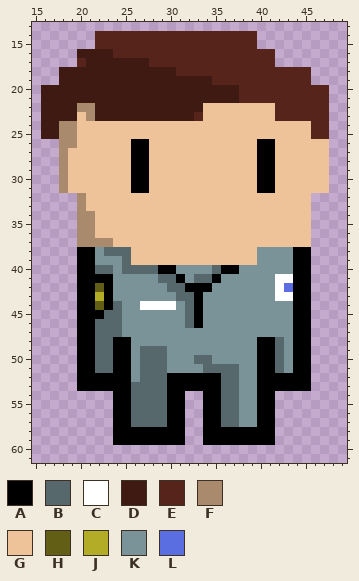
Pixel-art file: assets/Character_Dave_Scene1.aseprite. Above, as it was before the edit.
64x64 pixels, 1 frame. Colours within 5 levels of each other are drawn and written as one. Shown: x 15..49, y 13..61.
Visible layers, top first: "Layer 2" opacity 29%, "Layer 1".
Palette (. is transparent): A #000000  B #57686d  C #ffffff  D #3e1a13  E #57241b  F #a98a6d  G #eec39a  H #625e15  J #b2ac26  K #7a9399  L #5b6ee1
Pixels before, first column x 16:
14 ......EEEEEEEEEEEEEEEEEE........
15 ......EEEEEEEEEEEEEEEEEE........
16 ....DDDDEEEEEEEEEEEEEEEEEE......
17 ....EDDDDDDDEEEEEEEEEEEEEE......
18 ..DDDDDDDDDDDDDEEEEEEEEEEEEEEE..
19 ..DDDDDDDDDDDDDDDDDEEEEEEEEEEE..
20 DDDDDDDDDDDDDDDDDDDDDDEEEEEEEEEE
21 DDDDDDDDDDDDDDDDDDDDDDEEEEEEEEEE
22 DDDDFFDDDDDDDDDDDDGGGGGGGGEEEEEE
23 DDDDGFDDDDDDDDDDDEGGGGGGGGEEEEEE
24 DDFFGGGGGGGGGGGGGGGGGGGGGGGGGGEE
25 DDFFGGGGGGGGGGGGGGGGGGGGGGGGGGEE
26 ..FFGGGGGGAAGGGGGGGGGGGGAAGGGGGG
27 ..FGGGGGGGAAGGGGGGGGGGGGAAGGGGGG
28 ..FGGGGGGGAAGGGGGGGGGGGGAAGGGGGG
29 ..FGGGGGGGAAGGGGGGGGGGGGAAGGGGGG
30 ..FGGGGGGGAAGGGGGGGGGGGGAAGGGGGG
31 ..FGGGGGGGAAGGGGGGGGGGGGAAGGGGGG
32 ....FGGGGGGGGGGGGGGGGGGGGGGGGG..
33 ....FGGGGGGGGGGGGGGGGGGGGGGGGG..
34 ....FFGGGGGGGGGGGGGGGGGGGGGGGG..
35 ....FFGGGGGGGGGGGGGGGGGGGGGGGG..
36 ....FFGGGGGGGGGGGGGGGGGGGGGGGG..
37 ....FFFFGGGGGGGGGGGGGGGGGGGGGG..
38 ....AAKBBBGGGGGGGGGGGGGGKKKKAA..
39 ....AAKKKBGGGGGGGGGGGGGGKKKKAA..
40 ....AABBKBBBBAAKKKKBAAKKKKKKAA..
41 ....AAAAKKKKKBBAKBBAKKKKKKCCAA..
42 ....AAHAKKKKKKBBAAAKKKKKKKCLAA..
43 ....AAJAKKKKKKKBBAKKKKKKKKCCAA..
44 ....AAHABKKCCCCKBAKKKKKKKKKKAA..
45 ....AAABBKKKKKKKBAKKKKKKKKKKAA..
46 ....AABBBKKKKKKKBAKKKKKKKKKKAA..
47 ....AABBBKKKKKKKKKKKKKKKKKKKAA..
48 ....AABBAAKKKKKKKKKKKKKKAABKAA..
49 ....AABBAAKBBBKKKKKKKKKKAABKAA..
50 ....AABBAAKBBBKKKBBKKKKKAABKAA..
51 ....AABBAAKBBBKKKKBBBBKKAABKAA..
52 ....AAAAAAKBBBAAAAAABBKKAAAAAA..
53 ....AAAAAABBBBAAAAAABBKKAAAAAA..
54 ........AABBBBAA..AABBKKAA......
55 ........AABBBBAA..AABBKKAA......
56 ........AABBBBAA..AABBKKAA......
57 ........AABBBBAA..AABBKKAA......
58 ........AAAAAAAA..AAAAAAAA......
59 ........AAAAAAAA..AAAAAAAA......
And afterwards:
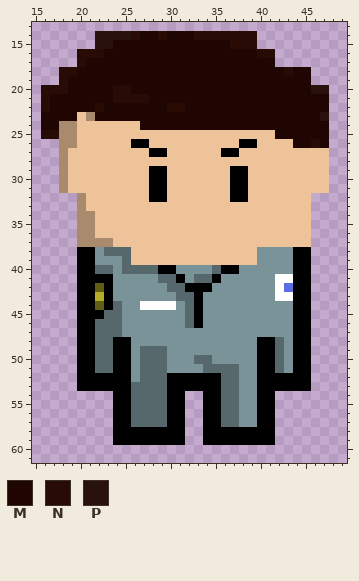
Colours new in this view: M #1f0602  N #290b06  P #29110d
Changes in this commit:
{"change": "layer \"Layer 1\" now hidden"}
{"change": "layer \"Layer 2\" now hidden"}
{"change": "layer \"Frank\" added"}
{"where": "layer \"Frank\""}
{"y":14,"x":22,"old":"EEEEEEEEEEEEEEEEEE","new":"PPPPNMMNMMMNNNNNNN"}
{"y":15,"x":22,"old":"EEEEEEEEEEEEEEEEEE","new":"PPMMMMMMMMMMMMMNNN"}
{"y":16,"x":20,"old":"DDDDEEEEEEEEEEEEEEEEEE","new":"NNNMMMMMMMMMMMMMMMMMNN"}
{"y":17,"x":20,"old":"EDDDDDDDEEEEEEEEEEEEEE","new":"NMMMMMMMMMMMMMMMMMMMMM"}
{"y":18,"x":18,"old":"DDDDDDDDDDDDDEEEEEEEEEEEEEEE","new":"NNMMMMMMMMMMMMMMMMMMMMMMMNMM"}
{"y":19,"x":18,"old":"DDDDDDDDDDDDDDDDDEEEEEEEEEEE","new":"NMMMMMMMMMMMMMMMMMMMMMMMMMMM"}
{"y":20,"x":16,"old":"DDDDDDDDDDDDDDDDDDDDDDEEEEEEEEEE","new":"NNNMMMMMNNMMMMMMMMMMMMMMMMMMMMPP"}
{"y":21,"x":16,"old":"DDDDDDDDDDDDDDDDDDDDDDEEEEEEEEEE","new":"NMMMMMMMNNNNMMMMMMMMMMMMMMMMMMMM"}
{"y":22,"x":16,"old":"DDDDFFDDDDDDDDDDDDGGGGGGGGEEEEEE","new":"NMMMMMNMMMMMMMNNMMMMMMMMMMMMMMMM"}
{"y":23,"x":16,"old":"DDDD","new":"MMMM"}
{"y":23,"x":22,"old":"DDDDDDDDDDDEGGGGGGGGEEEEEE","new":"MMMMMMMMMMMMMMMMMMMMMMMMMP"}
{"y":24,"x":16,"old":"DD","new":"MM"}
{"y":24,"x":27,"old":"GGGGGGGGGGGGGGGGGGGEE","new":"MMMMMMMMMMMMMMMMMMMMM"}
{"y":25,"x":16,"old":"DD","new":"NN"}
{"y":25,"x":42,"old":"GGGGEE","new":"MMMMMM"}
{"y":26,"x":38,"old":"GGAA","new":"AAGG"}
{"y":26,"x":44,"old":"GGGG","new":"MMNM"}
{"y":27,"x":26,"old":"AAGG","new":"GGAA"}
{"y":27,"x":36,"old":"GG","new":"AA"}
{"y":27,"x":40,"old":"AA","new":"GG"}
{"y":28,"x":26,"old":"AA","new":"GG"}
{"y":28,"x":40,"old":"AA","new":"GG"}
{"y":29,"x":26,"old":"AAGG","new":"GGAA"}
{"y":29,"x":37,"old":"GG","new":"AA"}
{"y":29,"x":40,"old":"AA","new":"GG"}
{"y":30,"x":26,"old":"AAGG","new":"GGAA"}
{"y":30,"x":37,"old":"GG","new":"AA"}
{"y":30,"x":40,"old":"AA","new":"GG"}
{"y":31,"x":26,"old":"AAGG","new":"GGAA"}
{"y":31,"x":37,"old":"GG","new":"AA"}
{"y":31,"x":40,"old":"AA","new":"GG"}
{"y":32,"x":28,"old":"GG","new":"AA"}
{"y":32,"x":37,"old":"GG","new":"AA"}
